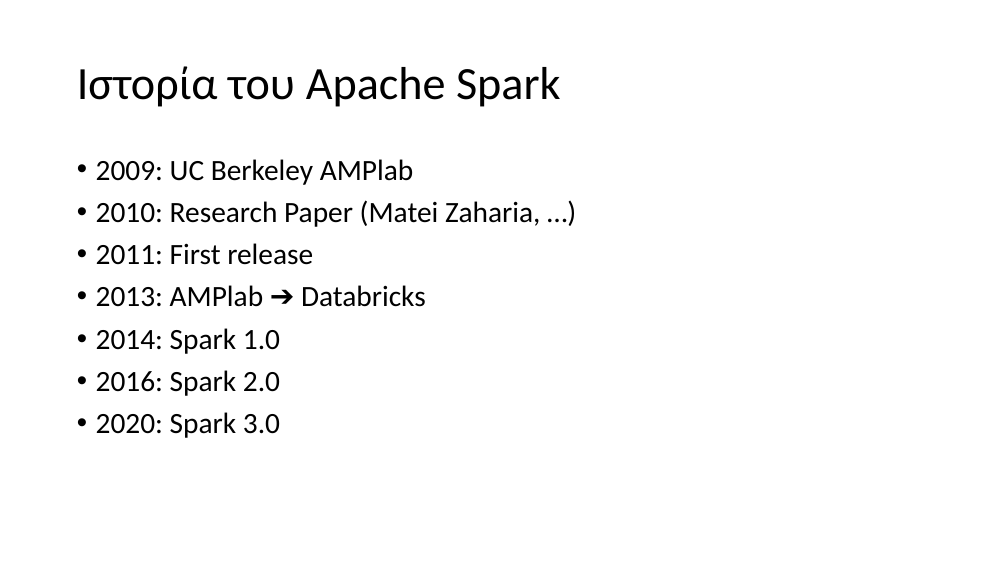
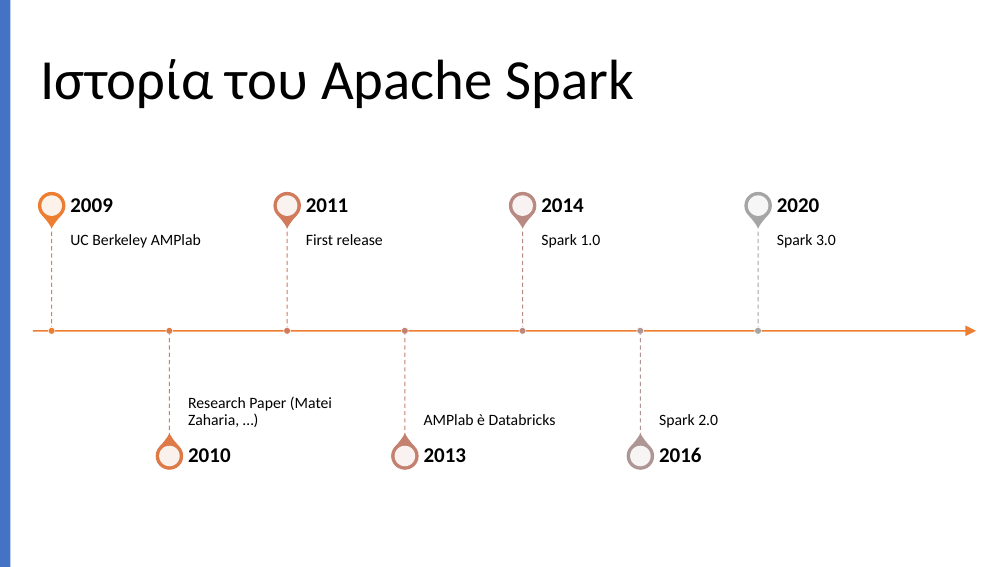
Before and after one commit to chgogos/big_data, a slide deck: slide 4 of 04. Apache Spark.pptx. Drawn at 1008x567 pixels with LibreOffice and Linux fonts; fonts in the diff are those of the drawing. Boxes give left, top, right and bottom in pixels: in the first picture for what was removed or moved away, otherwise in the second. Text is boxed around its words. In the diff, an @@ line names an element or a change of style, - is before the commit and + after.

```diff
--- a/04. Apache Spark.pptx
+++ b/04. Apache Spark.pptx
@@ rectangle added at bbox=[0, 0, 11, 567], fill #4472C4 @@
@@ title "Ιστορία του Apache Spark": place and size @@
-title "Ιστορία του Apache Spark" at bbox=[77, 66, 561, 107]
+title "Ιστορία του Apache Spark" at bbox=[40, 59, 634, 108]
@@ title "Ιστορία του Apache Spark" at bbox=[40, 59, 634, 108]: size 44 to 54 pt @@
@@ text removed at bbox=[96, 159, 541, 438] @@
-• 2009: UC Berkeley AMPlab
-• 2010: Research Paper (Matei Zaharia, …)
-• 2011: First release
-• 2013: AMPlab ➔ Databricks
-• 2014: Spark 1.0
-• 2016: Spark 2.0
-• 2020: Spark 3.0
@@ group added at bbox=[33, 187, 976, 475]: 14 ellipses, 14 texts, 7 teardrops, 7 lines, 1 arrow @@
+UC Berkeley AMPlab
+2009
+Research Paper (Matei Zaharia, …)
+2010
+First release
+2011
+AMPlab è Databricks
+2013
+Spark 1.0
+2014
+Spark 2.0
+2016
+Spark 3.0
+2020
```
Also in this commit, not shown: 3 other slides changed, 3 other files.
